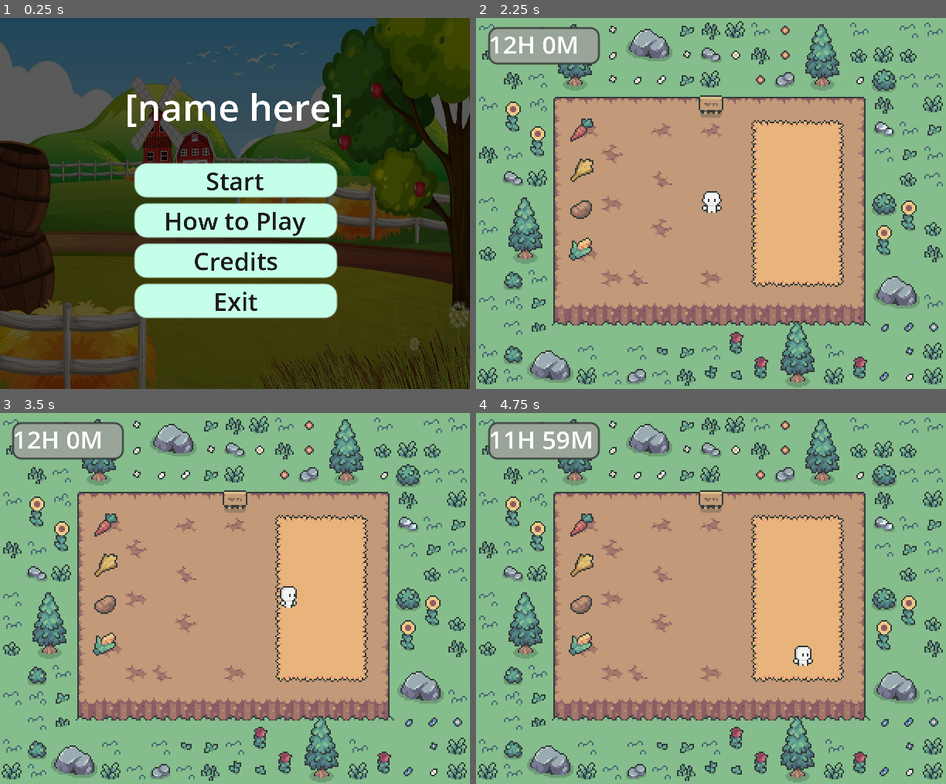
Above: before the commit, frames 1-4 (two rows, left to right).
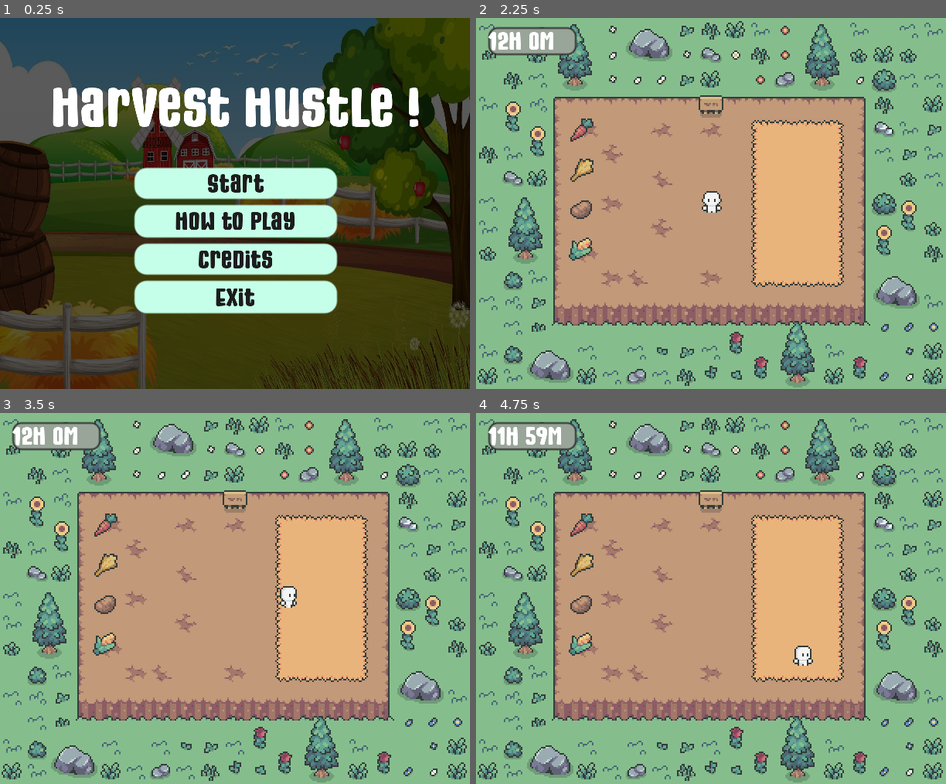
Above: after the commit, the same moments.

Repository: wnskim/LionJam2025
Game: Godot game, scene res://main_menu.tscn
Two runs of this game, one before a commit and one after it. Both use one fixed random seed, a clock stepped at 60 frames per second and the inputs below.
Inputs:
- Up to frame 1 (0.25 s): no input
- Up to frame 2 (2.25 s): click "How to Play" at 0.5 s; click "< Back" at 1.25 s; click "Start" at 2 s
- Up to frame 3 (3.5 s): tap Enter at 2.75 s; hold D (walk_right) from 2.78 s (still down); tap E (interact) at 2.85 s
- Up to frame 4 (4.75 s): release D (walk_right) at 3.53 s; hold S (walk_down) 3.53-4.28 s; tap E (interact) at 3.6, 4.35 s; hold D (walk_right) from 4.28 s (still down)

The runs differ from the first frame. In frame 1, 10% of the frame differs, in the area x 11-90%, y 18-82%; in frame 2, 1.7%; in frame 3, 1.7%; in frame 4, 1.7%.

Commit message:
font change

Diff:
--- a/Options.tscn
+++ b/Options.tscn
@@ -1,7 +1,9 @@
-[gd_scene load_steps=19 format=3 uid="uid://x58awmgbpye8"]
+[gd_scene load_steps=21 format=3 uid="uid://x58awmgbpye8"]
 
 [ext_resource type="Texture2D" uid="uid://u64l8mbkpk2j" path="res://Assets/farm-scene-with-windmill-and-barn-free-vector.jpg" id="1_0ch3s"]
 [ext_resource type="Script" path="res://options.gd" id="1_qvitt"]
+[ext_resource type="FontFile" uid="uid://bs8iulaol12q5" path="res://fonts/RebellionSquad-ZpprZ.ttf" id="3_adpmg"]
+[ext_resource type="FontFile" uid="uid://kgax8ibdgd1j" path="res://fonts/MightySouly-lxggD.ttf" id="4_el0uc"]
 
 [sub_resource type="StyleBoxTexture" id="StyleBoxTexture_jhfhd"]
 texture = ExtResource("1_0ch3s")
@@ -61,6 +63,7 @@
 theme_override_colors/font_hover_pressed_color = Color(0.646029, 0.646029, 0.646029, 1)
 theme_override_colors/font_hover_color = Color(0.647059, 0.647059, 0.647059, 1)
 theme_override_colors/font_pressed_color = Color(0.858824, 0.858824, 0.858824, 1)
+theme_override_fonts/font = ExtResource("3_adpmg")
 theme_override_font_sizes/font_size = 7
 theme_override_styles/focus = SubResource("StyleBoxEmpty_dl7s3")
 theme_override_styles/disabled_mirrored = SubResource("StyleBoxEmpty_p3xgq")
@@ -85,6 +88,7 @@
 offset_right = 32.0
 offset_bottom = 25.0
 grow_horizontal = 2
+theme_override_fonts/font = ExtResource("3_adpmg")
 theme_override_font_sizes/font_size = 11
 text = "How to Play"
 horizontal_alignment = 1
@@ -94,10 +98,11 @@
 layout_mode = 0
 offset_left = 10.0
 offset_top = 31.0
-offset_right = 82.0
+offset_right = 100.0
 offset_bottom = 103.0
 focus_mode = 2
-theme_override_font_sizes/normal_font_size = 3
+theme_override_fonts/normal_font = ExtResource("4_el0uc")
+theme_override_font_sizes/normal_font_size = 4
 theme_override_styles/fill = SubResource("StyleBoxEmpty_4l8h2")
 theme_override_styles/background = SubResource("StyleBoxEmpty_0nebg")
 theme_override_styles/focus = SubResource("StyleBoxEmpty_2i653")
--- a/Timer.tscn
+++ b/Timer.tscn
@@ -1,6 +1,7 @@
-[gd_scene load_steps=3 format=3 uid="uid://cs3sbj55tnpqk"]
+[gd_scene load_steps=4 format=3 uid="uid://cs3sbj55tnpqk"]
 
 [ext_resource type="Script" path="res://timer.gd" id="1_dn1vx"]
+[ext_resource type="FontFile" uid="uid://kgax8ibdgd1j" path="res://fonts/MightySouly-lxggD.ttf" id="1_k58nj"]
 
 [sub_resource type="StyleBoxFlat" id="StyleBoxFlat_iuc1d"]
 bg_color = Color(0.6, 0.647059, 0.6, 1)
@@ -28,9 +29,12 @@
 anchor_bottom = 1.0
 grow_horizontal = 2
 grow_vertical = 2
+theme_override_fonts/normal_font = ExtResource("1_k58nj")
 bbcode_enabled = true
+fit_content = true
+scroll_active = false
+autowrap_mode = 0
 script = ExtResource("1_dn1vx")
-metadata/_edit_use_anchors_ = true
 
 [node name="s" type="Timer" parent="RichTextLabel"]
 wait_time = 2.0
--- a/main.tscn
+++ b/main.tscn
@@ -453,8 +453,8 @@
 anchor_bottom = 1.0
 offset_left = 8.0
 offset_top = 6.0
-offset_right = 80.0
-offset_bottom = 30.0
+offset_right = 65.0
+offset_bottom = 24.0
 grow_horizontal = 2
 grow_vertical = 2
 
--- a/main_menu.tscn
+++ b/main_menu.tscn
@@ -1,7 +1,8 @@
-[gd_scene load_steps=10 format=3 uid="uid://bp877spahoych"]
+[gd_scene load_steps=11 format=3 uid="uid://bp877spahoych"]
 
 [ext_resource type="Script" path="res://main_menu.gd" id="1_0xs4u"]
 [ext_resource type="Texture2D" uid="uid://u64l8mbkpk2j" path="res://Assets/farm-scene-with-windmill-and-barn-free-vector.jpg" id="1_ppe35"]
+[ext_resource type="FontFile" uid="uid://kgax8ibdgd1j" path="res://fonts/MightySouly-lxggD.ttf" id="3_nh0b4"]
 
 [sub_resource type="StyleBoxTexture" id="StyleBoxTexture_1m3bq"]
 texture = ExtResource("1_ppe35")
@@ -69,6 +70,8 @@
 theme_override_colors/font_hover_color = Color(0.109804, 0.109804, 0.109804, 1)
 theme_override_colors/font_pressed_color = Color(0.109804, 0.109804, 0.109804, 1)
 theme_override_colors/font_color = Color(0.109341, 0.109341, 0.109341, 1)
+theme_override_fonts/font = ExtResource("3_nh0b4")
+theme_override_font_sizes/font_size = 16
 theme_override_styles/focus = SubResource("StyleBoxEmpty_4ypl4")
 theme_override_styles/hover_pressed_mirrored = SubResource("StyleBoxEmpty_p8q5m")
 theme_override_styles/hover_pressed = SubResource("StyleBoxEmpty_6rbk1")
@@ -84,6 +87,7 @@
 theme_override_colors/font_hover_color = Color(0.109804, 0.109804, 0.109804, 1)
 theme_override_colors/font_pressed_color = Color(0.109804, 0.109804, 0.109804, 1)
 theme_override_colors/font_color = Color(0.109341, 0.109341, 0.109341, 1)
+theme_override_fonts/font = ExtResource("3_nh0b4")
 theme_override_styles/focus = SubResource("StyleBoxEmpty_4ypl4")
 theme_override_styles/hover_pressed_mirrored = SubResource("StyleBoxEmpty_p8q5m")
 theme_override_styles/hover_pressed = SubResource("StyleBoxEmpty_6rbk1")
@@ -99,6 +103,7 @@
 theme_override_colors/font_hover_color = Color(0.109804, 0.109804, 0.109804, 1)
 theme_override_colors/font_pressed_color = Color(0.109804, 0.109804, 0.109804, 1)
 theme_override_colors/font_color = Color(0.109341, 0.109341, 0.109341, 1)
+theme_override_fonts/font = ExtResource("3_nh0b4")
 theme_override_styles/focus = SubResource("StyleBoxEmpty_4ypl4")
 theme_override_styles/hover_pressed_mirrored = SubResource("StyleBoxEmpty_p8q5m")
 theme_override_styles/hover_pressed = SubResource("StyleBoxEmpty_6rbk1")
@@ -114,6 +119,7 @@
 theme_override_colors/font_hover_color = Color(0.109804, 0.109804, 0.109804, 1)
 theme_override_colors/font_pressed_color = Color(0.109804, 0.109804, 0.109804, 1)
 theme_override_colors/font_color = Color(0.109341, 0.109341, 0.109341, 1)
+theme_override_fonts/font = ExtResource("3_nh0b4")
 theme_override_styles/focus = SubResource("StyleBoxEmpty_4ypl4")
 theme_override_styles/hover_pressed_mirrored = SubResource("StyleBoxEmpty_p8q5m")
 theme_override_styles/hover_pressed = SubResource("StyleBoxEmpty_6rbk1")
@@ -132,8 +138,9 @@
 offset_right = 70.5
 offset_bottom = 79.0
 grow_horizontal = 2
-theme_override_font_sizes/font_size = 24
-text = "[name here]"
+theme_override_fonts/font = ExtResource("3_nh0b4")
+theme_override_font_sizes/font_size = 35
+text = "Harvest Hustle !"
 horizontal_alignment = 1
 vertical_alignment = 1
 
Binary file added: fonts/ByteBounce.ttf
Not shown, added: fonts/ByteBounce.ttf.import
Binary file added: fonts/MightySouly-lxggD.ttf
Not shown, added: fonts/MightySouly-lxggD.ttf.import
Binary file added: fonts/PlayMeGames-Demo.otf
Not shown, added: fonts/PlayMeGames-Demo.otf.import
Binary file added: fonts/RebellionSquad-ZpprZ.ttf
Not shown, added: fonts/RebellionSquad-ZpprZ.ttf.import
Binary file added: fonts/SuperPixel-m2L8j.ttf
Not shown, added: fonts/SuperPixel-m2L8j.ttf.import
